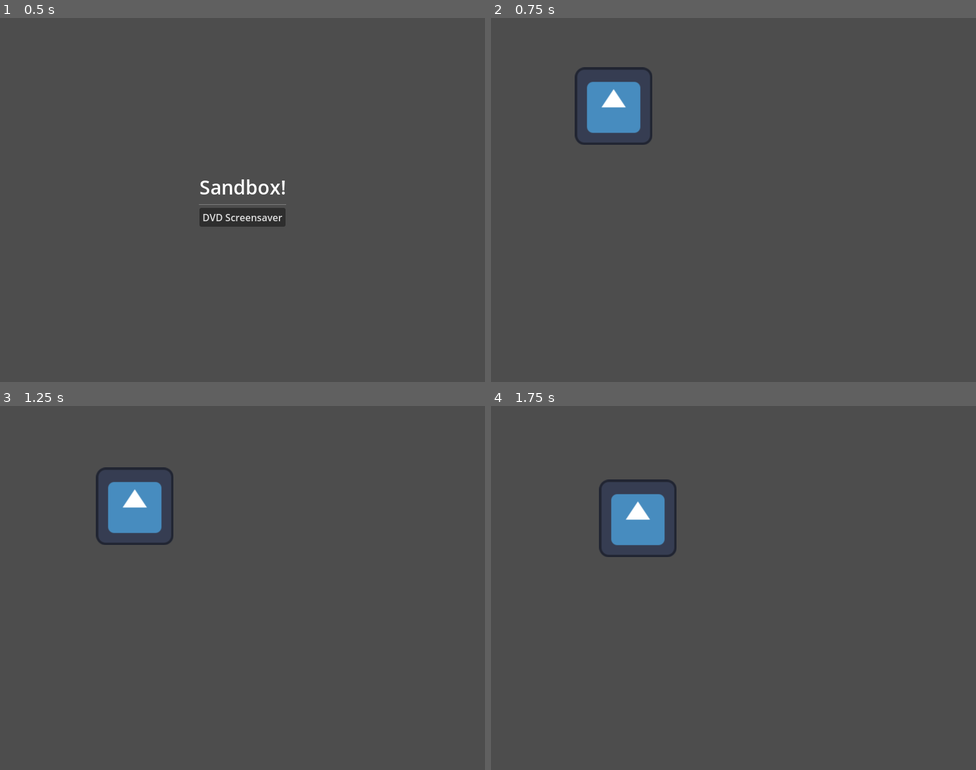
Above: before the commit, frames 1-4 (two rows, left to right).
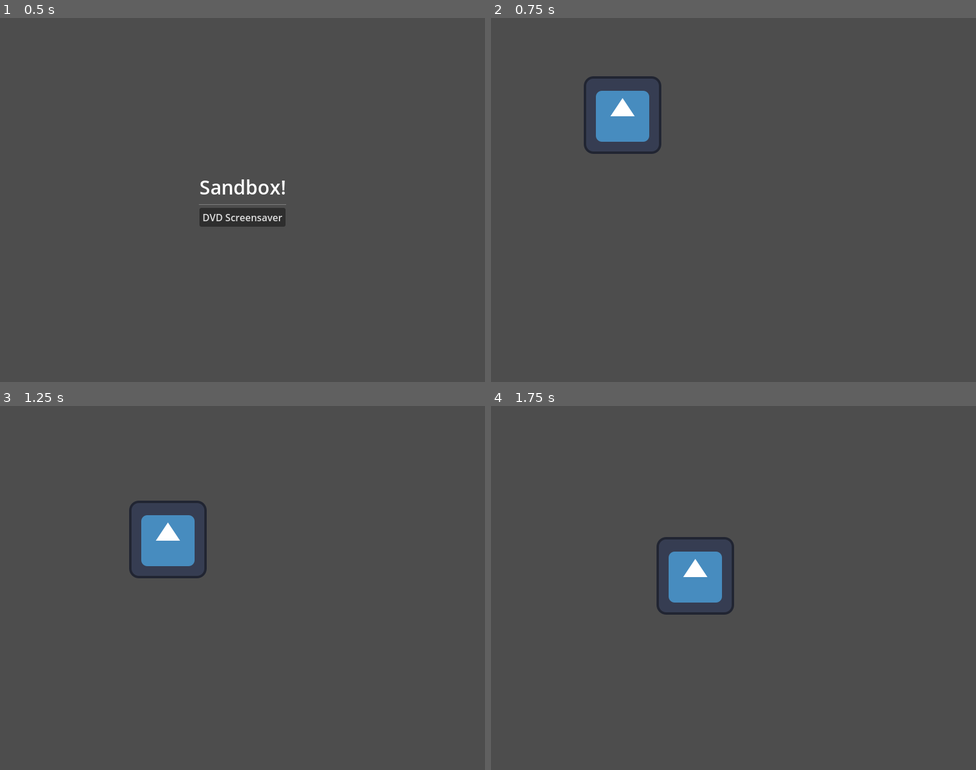
Above: after the commit, the same moments.

Repository: jjkh/godot-scratchpad
Game: Godot game, scene res://scenes/main.tscn
Same seed, same stepped clock (60 frames per second), same inputs: the game is played once before the commit and once after it. The engine's default icon, where the game draws it, is replaced by a stand-in: a white triangle on a blue panel in a dark square.
Inputs:
- Up to frame 1 (0.5 s): no input
- Up to frame 2 (0.75 s): click "DVD Screensaver" at 0.5 s
- Up to frame 3 (1.25 s): no input
- Up to frame 4 (1.75 s): no input

Frame 1 is identical in both runs. In frame 2, 2.0% of the frame differs, in the area x 17-36%, y 13-38%; in frame 3, 3.3%; in frame 4, 3.9%, in the area x 22-51%, y 20-58%.

Commit message:
Fix scaling of scene

Diff:
--- /dev/null
+++ b/scenes/dvd_screensaver/Arena.gd
@@ -0,0 +1,8 @@
+extends StaticBody2D
+
+func _ready():
+	get_tree().get_root().connect("size_changed", on_root_resize)
+
+func on_root_resize():
+	$Right.position.x = get_viewport().get_visible_rect().size.x
+	$Bottom.position.y = get_viewport().get_visible_rect().size.y
--- a/scenes/dvd_screensaver/bouncer.gd
+++ b/scenes/dvd_screensaver/bouncer.gd
@@ -1,6 +1,6 @@
 extends StaticBody2D
 
-@export var speed = 40.0
+@export var speed = 120.0
 var velocity = Vector2(speed, speed)
 
 func _physics_process(delta):
--- a/scenes/dvd_screensaver/dvd_screensaver.tscn
+++ b/scenes/dvd_screensaver/dvd_screensaver.tscn
@@ -1,7 +1,8 @@
-[gd_scene load_steps=7 format=3 uid="uid://bfddf2no14jol"]
+[gd_scene load_steps=8 format=3 uid="uid://bfddf2no14jol"]
 
 [ext_resource type="Script" path="res://scenes/dvd_screensaver/bouncer.gd" id="1_3wap7"]
 [ext_resource type="Texture2D" uid="uid://cuuan5wgu3xrx" path="res://assets/icon.svg" id="2_0boqj"]
+[ext_resource type="Script" path="res://scenes/dvd_screensaver/Arena.gd" id="3_08bx0"]
 
 [sub_resource type="WorldBoundaryShape2D" id="WorldBoundaryShape2D_ritew"]
 normal = Vector2(2.08165e-12, 1)
@@ -20,7 +21,6 @@
 [node name="Player" type="StaticBody2D" parent="."]
 position = Vector2(-35, 49)
 script = ExtResource("1_3wap7")
-speed = 60.0
 metadata/_edit_group_ = true
 
 [node name="Sprite" type="Sprite2D" parent="Player"]
@@ -32,7 +32,7 @@
 polygon = PackedVector2Array(64, -60.8, 64, 59, 59.6, 64, -60.1, 64, -64, 60.7, -64, -59, -59, -63.8, 59.1, -64)
 
 [node name="Arena" type="StaticBody2D" parent="."]
-metadata/_edit_group_ = true
+script = ExtResource("3_08bx0")
 
 [node name="Top" type="CollisionShape2D" parent="Arena"]
 position = Vector2(400, 2.08165e-12)
--- a/scenes/main.gd
+++ b/scenes/main.gd
@@ -1,32 +1,19 @@
 extends Node
 
-@onready var pause_screen = $PauseScreen;
 @onready var main_menu = $MainMenu;
 @onready var game_node = $Game;
 @onready var dvd_screensaver = preload("res://scenes/dvd_screensaver/dvd_screensaver.tscn");
-
-var in_game := false
-
-func _unhandled_input(event):
-	if not in_game:
-		return
-
-	if event.is_action_pressed("ui_cancel"):
-		if get_tree().paused:
-			pause_screen.resume()
-		else:
-			pause_screen.pause()
+@onready var pause_screen = preload("res://scenes/menus/pause_screen.tscn");
 
 func clear_game():
 	for node in game_node.get_children():
 		node.queue_free()
-	in_game = false
 
 func start_scene(scene: PackedScene):
 	clear_game()
 	game_node.add_child(scene.instantiate())
+	game_node.add_child(pause_screen.instantiate())
 	main_menu.hide()
-	in_game = true
 
 func return_to_main_menu():
 	clear_game()
--- a/scenes/main.tscn
+++ b/scenes/main.tscn
@@ -1,7 +1,6 @@
-[gd_scene load_steps=5 format=3 uid="uid://b62tnylh3bc1w"]
+[gd_scene load_steps=4 format=3 uid="uid://b62tnylh3bc1w"]
 
 [ext_resource type="Script" path="res://scenes/main.gd" id="1_75mv7"]
-[ext_resource type="PackedScene" uid="uid://q4ynkd4sj06k" path="res://scenes/menus/pause_screen.tscn" id="2_4ck65"]
 [ext_resource type="PackedScene" uid="uid://7ytw7qt186kp" path="res://scenes/menus/main_menu.tscn" id="3_t6rnv"]
 [ext_resource type="PackedScene" uid="uid://bfddf2no14jol" path="res://scenes/dvd_screensaver/dvd_screensaver.tscn" id="4_s7xyx"]
 
@@ -12,5 +11,3 @@
 dvd_screensaver = ExtResource("4_s7xyx")
 
 [node name="Game" type="Node" parent="."]
-
-[node name="PauseScreen" parent="." instance=ExtResource("2_4ck65")]
--- a/scenes/menus/main_menu.gd
+++ b/scenes/menus/main_menu.gd
@@ -1,7 +1,7 @@
 extends Control
 
 @export var dvd_screensaver : PackedScene
-@onready var main_node = get_node("..")
+@onready var main_node = get_node("/root/Main")
 
 func start_dvd_screensaver():
 	main_node.start_scene(dvd_screensaver)
--- a/scenes/menus/pause_screen.gd
+++ b/scenes/menus/pause_screen.gd
@@ -1,6 +1,13 @@
-extends ColorRect
+extends Control
 
-@onready var main_menu_scene = get_node("..");
+@onready var main_scene = get_node("/root/Main");
+
+func _unhandled_input(event):
+	if event.is_action_pressed("ui_cancel"):
+		if get_tree().paused:
+			resume()
+		else:
+			pause()
 
 func pause():
 	get_tree().paused = true;
@@ -12,4 +19,4 @@
 
 func return_to_main_menu():
 	resume()
-	main_menu_scene.return_to_main_menu()
+	main_scene.return_to_main_menu()
--- a/scenes/menus/pause_screen.tscn
+++ b/scenes/menus/pause_screen.tscn
@@ -1,17 +1,17 @@
 [gd_scene load_steps=4 format=3 uid="uid://q4ynkd4sj06k"]
 
-[ext_resource type="Shader" path="res://shaders/blur.gdshader" id="1_ijg0o"]
+[ext_resource type="Shader" path="res://shaders/blur.gdshader" id="1_hiqdi"]
 [ext_resource type="Script" path="res://scenes/menus/pause_screen.gd" id="2_pn87m"]
 
-[sub_resource type="ShaderMaterial" id="ShaderMaterial_c1vcm"]
-shader = ExtResource("1_ijg0o")
-shader_parameter/blur = 1.0
+[sub_resource type="ShaderMaterial" id="ShaderMaterial_bplnx"]
+shader = ExtResource("1_hiqdi")
+shader_parameter/blur = 0.8
 shader_parameter/brightness = 0.8
 
 [node name="PauseScreen" type="ColorRect"]
 process_mode = 3
 visible = false
-material = SubResource("ShaderMaterial_c1vcm")
+material = SubResource("ShaderMaterial_bplnx")
 anchors_preset = 15
 anchor_right = 1.0
 anchor_bottom = 1.0
Not shown, changed: export_presets.cfg
Not shown, changed: .gitignore
